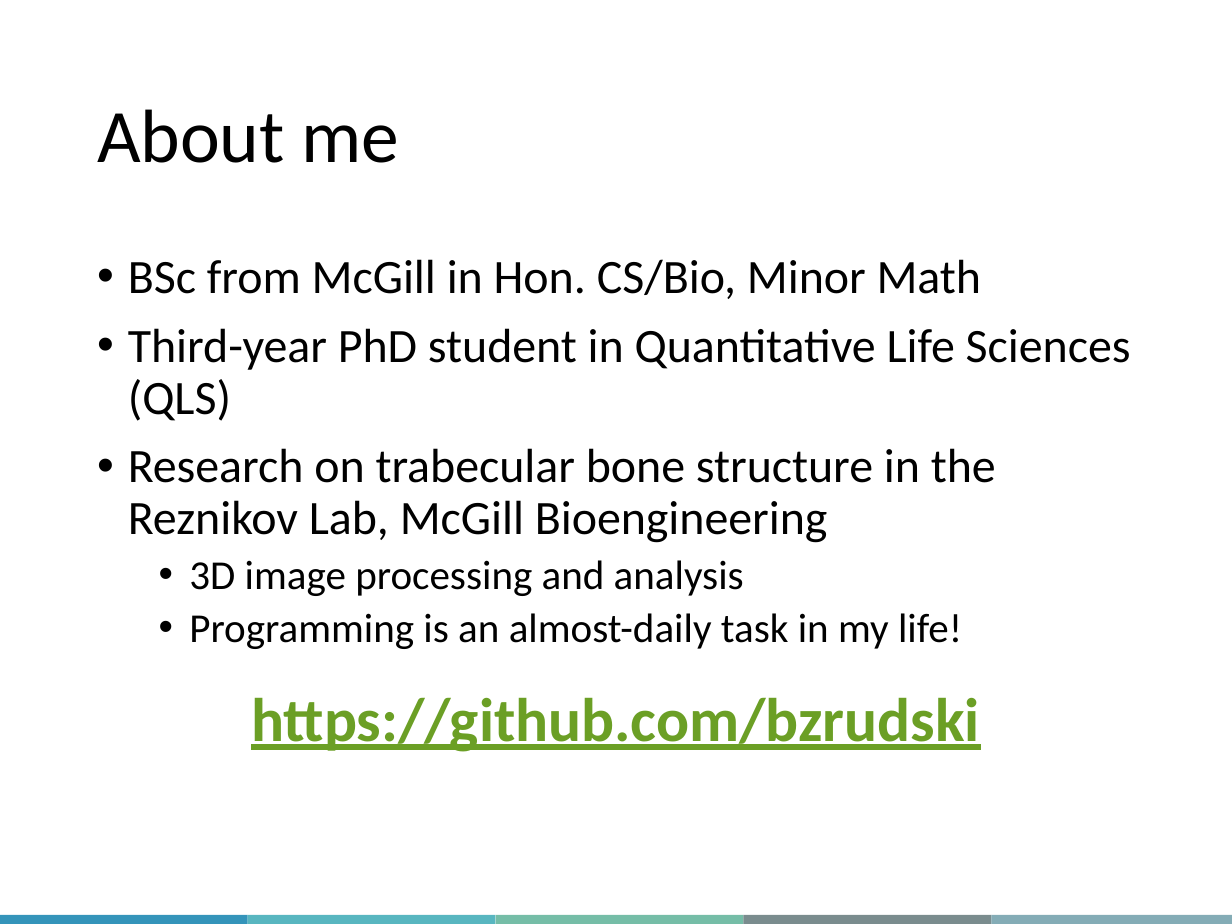
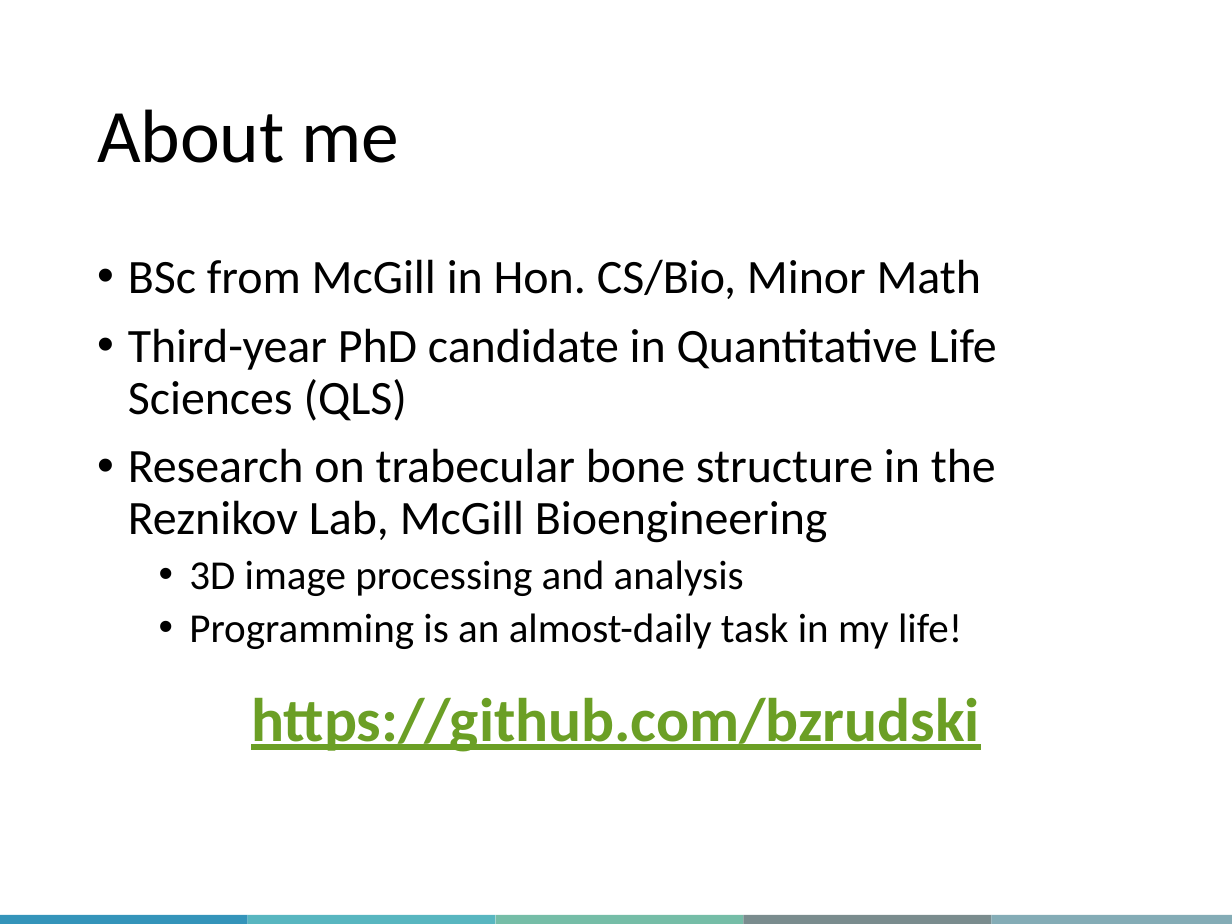
Before and after one commit to bzrudski/micm_intro_to_python_summer_2024, a slide deck: slide 4 of slides/MiCM Workshop - Intro to Python (Part 1).pptx. Drawn at 1232x924 pixels with LibreOffice and Linux fonts; fonts in the diff are those of the drawing; background and template pictures are left out. Boxes give left, top, right and bottom in pixels: in the first picture for what was removed or moved away, otherwise in the second. Text is boxed around its words. In the diff, an @@ line names an element or a change of style, - is before the commit and + after.

```diff
--- a/slides/MiCM Workshop - Intro to Python (Part 1).pptx
+++ b/slides/MiCM Workshop - Intro to Python (Part 1).pptx
@@ text at box(128, 328, 997, 421): text changed @@
-• Third-year PhD student in Quantitative Life Sciences (QLS)
+• Third-year PhD candidate in Quantitative Life Sciences (QLS)
```
Also in this commit, not shown: 2 other slides changed, 6 other files.
